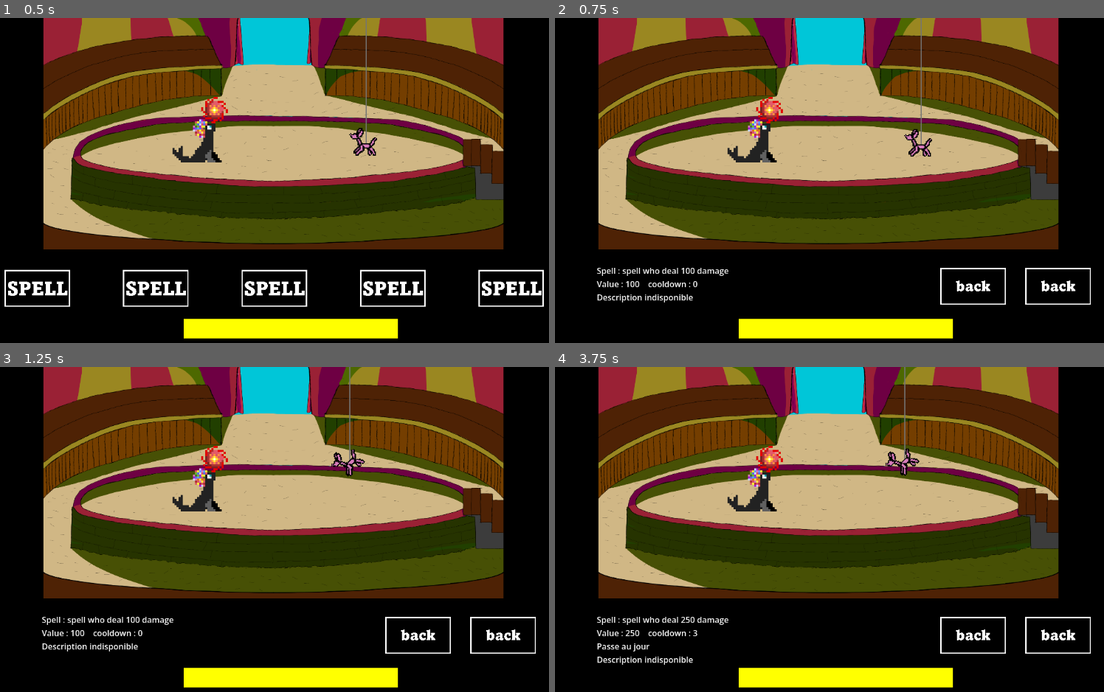
Above: before the commit, frames 1-4 (two rows, left to right).
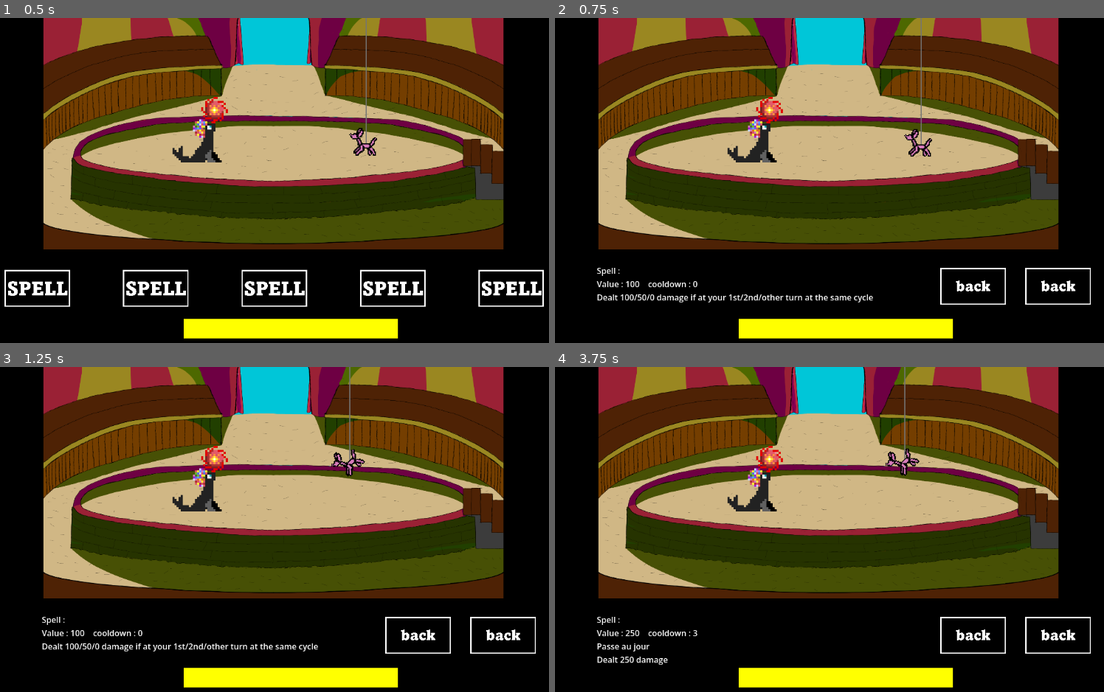
Above: after the commit, the same moments.

Repository: JasonJ13/CircusSunMoon
Game: Godot game, scene res://Scene/Fight/Fight.tscn
The game is run twice, just before and just after one commit, with the same random seed, the same clock (stepped at 60 frames per second) and the same inputs.
Inputs (mouse positions are in pixels of both pictures, inside the frame that each line leads up to):
- Up to frame 1 (0.5 s): no input
- Up to frame 2 (0.75 s): click (593, 287) at 0.52 s
- Up to frame 3 (1.25 s): no input
- Up to frame 4 (3.75 s): click (972, 636) at 1.25 s; move the mouse to (955, 516) at 2.02 s; move the mouse to (708, 549) at 2.77 s; click (708, 636) at 3.52 s

Frame 1 is identical in both runs. In frame 2, 0.7% of the frame differs, in the area x 9-58%, y 76-88%; in frame 3, 0.7%; in frame 4, 0.4%.

Commit message:
desc spell

Diff:
--- a/Script/Player/Player.gd
+++ b/Script/Player/Player.gd
@@ -20,12 +20,17 @@
 # Called when the node enters the scene tree for the first time.
 func _ready() -> void:
 	actions.append(Spell.new(100,0,0,true,Action.Change.NONE,Action.Effect.BASE,preload("res://Asset/other/bouton spell.png"), preload("res://Asset/other/bouton spell hovered.png")))
+	actions[-1].add_name_and_description("","Dealt 100/50/0 damage if at your 1st/2nd/other turn at the same cycle")
 	actions.append(Spell.new(250,3,0,false,Action.Change.DAY,Action.Effect.DMG,preload("res://Asset/other/bouton spell.png"), preload("res://Asset/other/bouton spell hovered.png")))
+	actions[-1].add_name_and_description("","Dealt 250 damage")
 	actions.append(Spell.new(150,2,0,false,Action.Change.DAY,Action.Effect.DMG,preload("res://Asset/other/bouton spell.png"), preload("res://Asset/other/bouton spell hovered.png")))
+	actions[-1].add_name_and_description("","Dealt 150 damage")
 	#Multiplicateur de degat (prendre en pourcentage)
-	actions.append(Spell.new(75,2,0,true,Action.Change.NIGHT,Action.Effect.INFLICT,preload("res://Asset/other/bouton spell.png"), preload("res://Asset/other/bouton spell hovered.png")))
+	actions.append(Spell.new(0,2,0,true,Action.Change.NIGHT,Action.Effect.INFLICT,preload("res://Asset/other/bouton spell.png"), preload("res://Asset/other/bouton spell hovered.png")))
+	actions[-1].add_name_and_description("","Damage dealt +75% for the next turn")
 	#Reduction de degat (prendre en pourcentage)
-	actions.append(Spell.new(50,2,0,true,Action.Change.NIGHT,Action.Effect.RECEIVE,preload("res://Asset/other/bouton spell.png"), preload("res://Asset/other/bouton spell hovered.png")))
+	actions.append(Spell.new(0,2,0,true,Action.Change.NIGHT,Action.Effect.RECEIVE,preload("res://Asset/other/bouton spell.png"), preload("res://Asset/other/bouton spell hovered.png")))
+	actions[-1].add_name_and_description("","Damage received -50% for the turn")
 	interface.start(hpmax,ennemie,actions)
 
 
